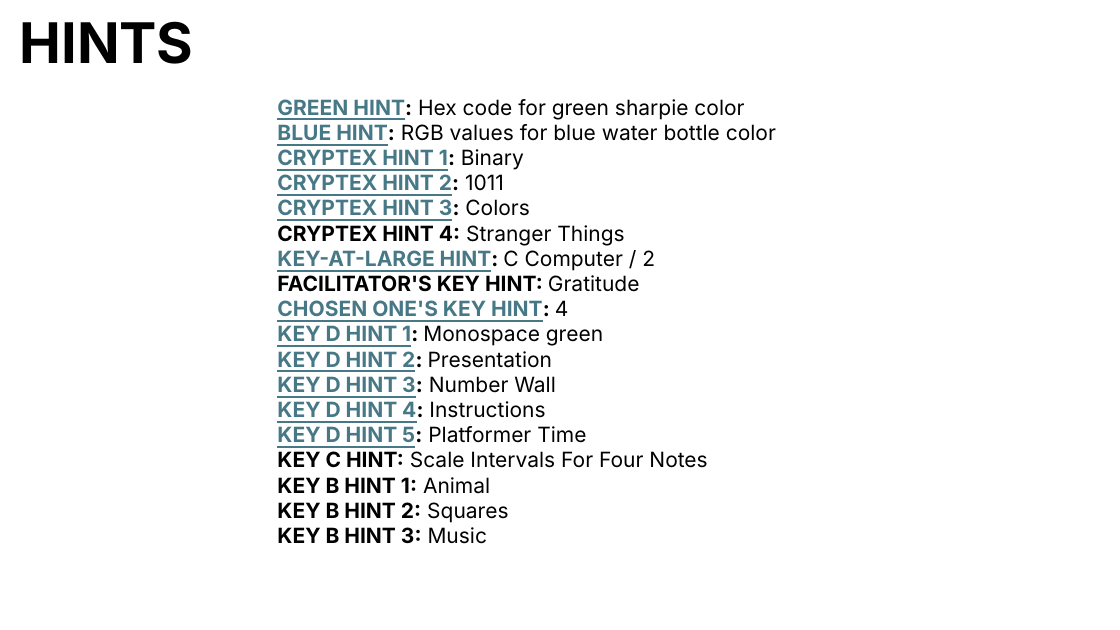
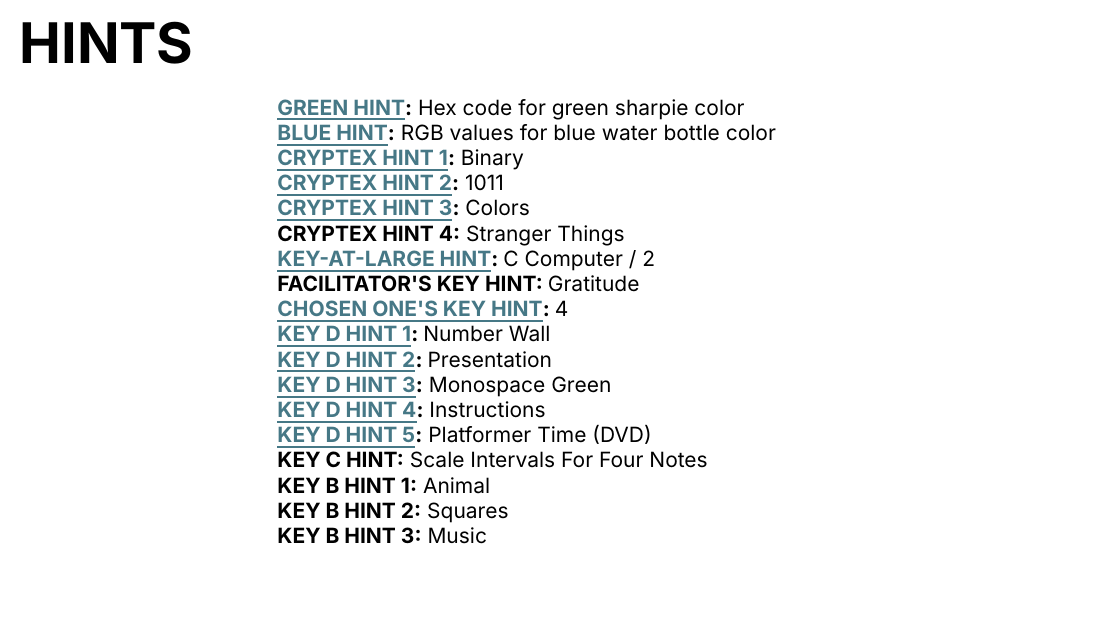
Before and after one commit to hylandtechoutreach/mcccc, a slide deck: slide 12 of Heist/EscapeRoomMap.pptx. Drawn at 1120x630 pixels with LibreOffice and Linux fonts; fonts in the diff are those of the drawing. Boxes give left, top, right and bottom in pixels: in the first picture for what was removed or moved away, otherwise in the second. Text is boxed around its words. In the diff, an @@ line names an element or a change of style, - is before the commit and + after.

```diff
--- a/Heist/EscapeRoomMap.pptx
+++ b/Heist/EscapeRoomMap.pptx
@@ text at bbox=[277, 325, 551, 347]: text changed; bold on @@
-KEY D HINT 1: Monospace green
+KEY D HINT 1: Number Wall
@@ text at bbox=[277, 376, 611, 397]: text changed; bold off @@
-KEY D HINT 3: Number Wall
+KEY D HINT 3: Monospace Green
@@ text at bbox=[277, 424, 651, 447]: text changed @@
-KEY D HINT 5: Platformer Time
+KEY D HINT 5: Platformer Time (DVD)
```
Also in this commit, not shown: 2 other slides changed, 5 other files.
